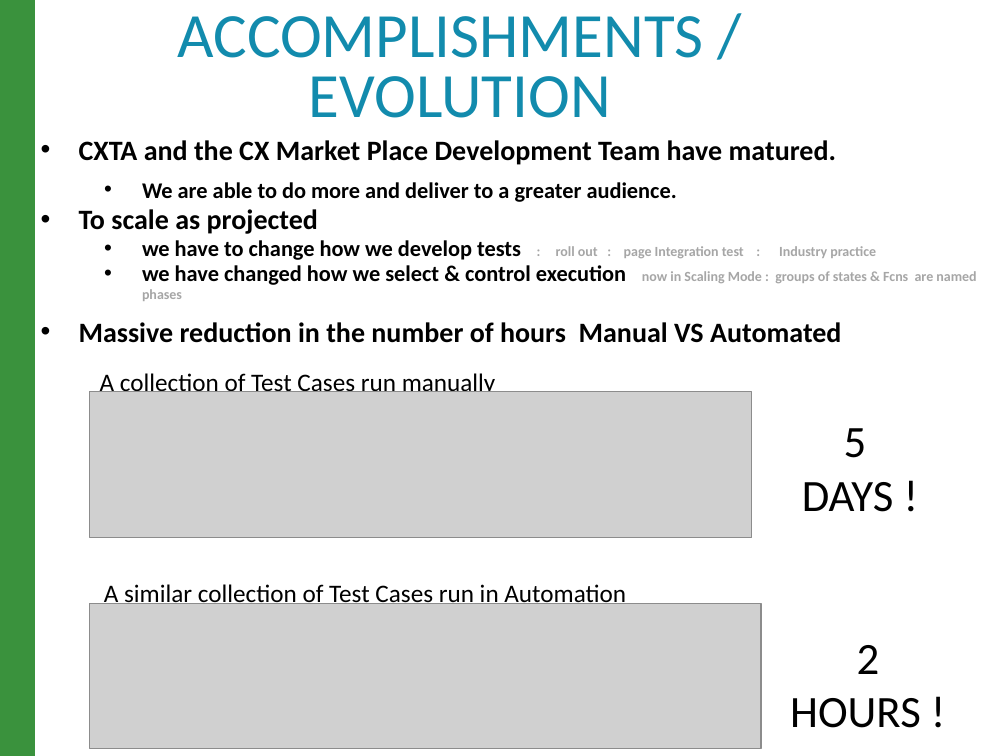
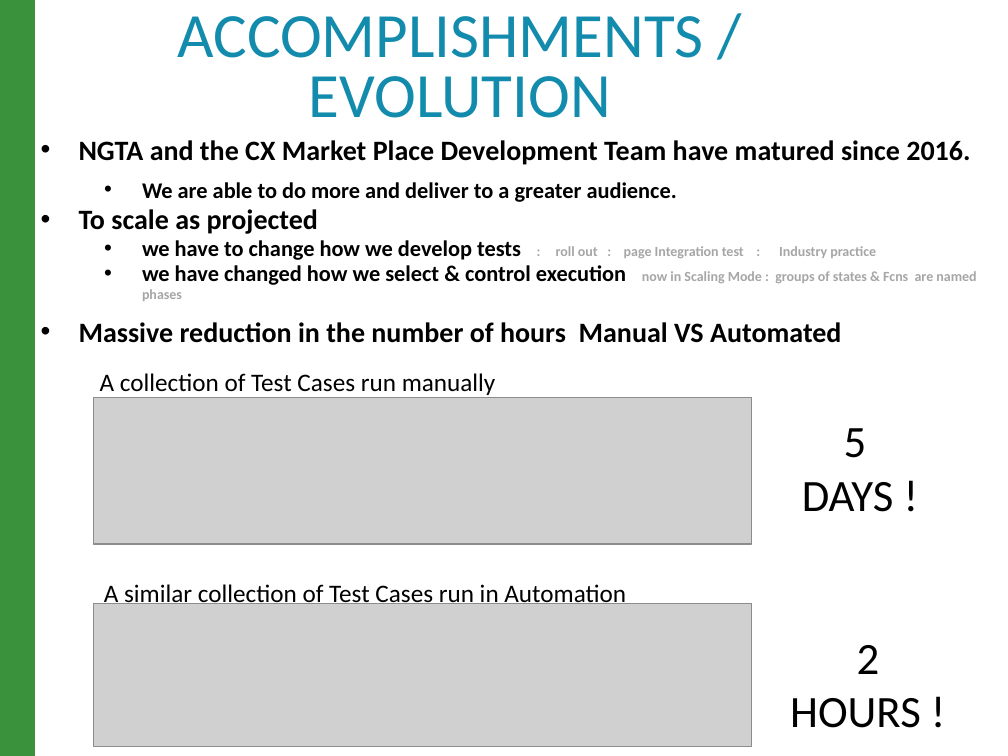
Before and after one commit to raghav9329/mainProf, a slide deck: slide 4 of CurrentWork_Delta/CX_StrategyPowerPoint.pptx. Drawn at 1008x756 pixels with LibreOffice and Linux fonts; fonts in the diff are those of the drawing; grey boxes stand for pictures. Boxes give left, top, right and bottom in pixels: in the first picture for what was removed or moved away, otherwise in the second. Text is boxed around its words. In the diff, an @@ line names an element or a change of style, - is before the commit and + after.

```diff
--- a/CurrentWork_Delta/CX_StrategyPowerPoint.pptx
+++ b/CurrentWork_Delta/CX_StrategyPowerPoint.pptx
@@ text at bbox=[79, 140, 970, 165]: text changed @@
-• CXTA and the CX Market Place Development Team have matured.
+• NGTA and the CX Market Place Development Team have matured since 2016.
@@ picture: place and size @@
-picture at bbox=[90, 392, 752, 538]
+picture at bbox=[94, 397, 752, 544]
@@ picture: place and size @@
-picture at bbox=[90, 603, 761, 748]
+picture at bbox=[94, 603, 752, 746]
```
Also in this commit, not shown: 10 other slides changed, 10 other files.
